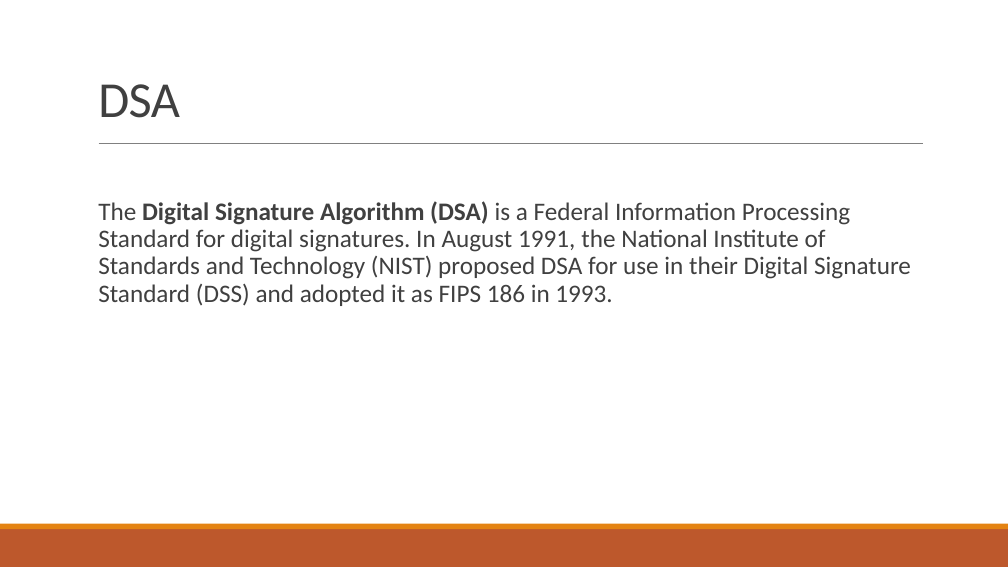
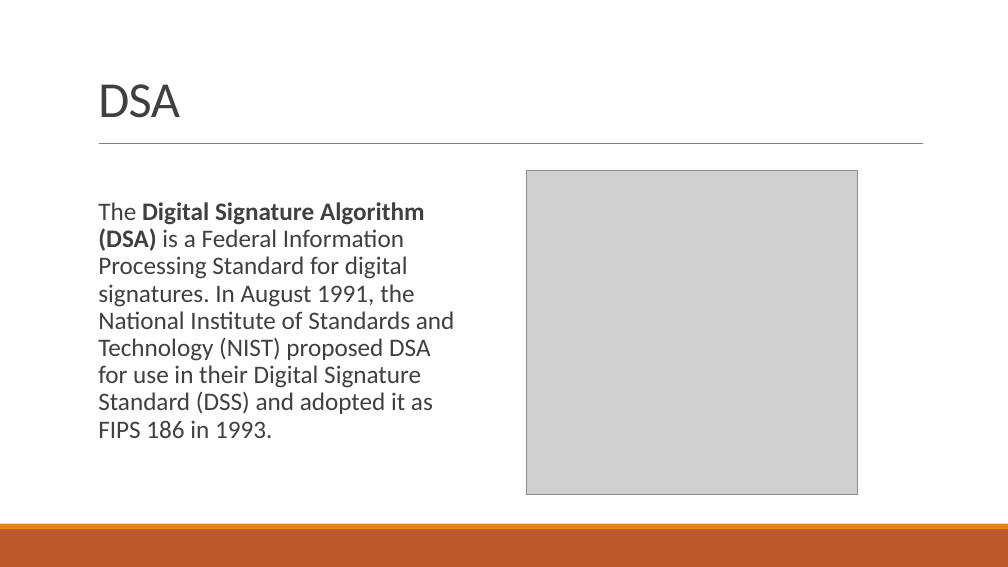
Before and after one commit to mpmp2013/Home-Work-for-BDIF, a slide deck: slide 3 of DSA_PeiMing.pptx (slide 2 before the commit). Drawn at 1008x567 pixels with LibreOffice and Linux fonts; fonts in the diff are those of the drawing; grey boxes stand for pictures. Boxes give left, top, right and bottom in pixels: in the first picture for what was removed or moved away, otherwise in the second. Text is boxed around its words. In the diff, an @@ line names an element or a change of style, - is before the commit and + after.

```diff
--- a/DSA_PeiMing.pptx
+++ b/DSA_PeiMing.pptx
@@ text "The Digital Signature Algorithm (DSA) ..." rewrapped from [98, 201, 911, 306] to [98, 202, 455, 438] @@
@@ picture added at [526, 171, 858, 495] @@
```
Also in this commit, not shown: 2 other slides changed, 1 slide added, 3 slides removed, 1 other file.
